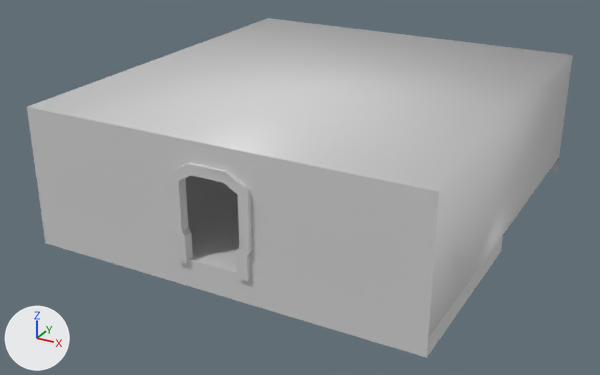
A saved change to the COLLADA model core/art/shapes/room_engine0.dae.
Both versions are drawn from a 50 mm lens placed at (2.01, -23.91, 9.96), pointed at (-9.78, -2.48, -0.76). The lights are fixed; the arrows at lower left show +X, +Y and +Z. Where no turn or scale is listed for an object, it has been applied to the vertices. Vertices at the same position are counted once.

The older version as bpy lines, for what is in view:
```python
me_plane_002 = bpy.data.meshes.new('Plane_002')
me_plane_002.from_pydata(...)  # 100 vertices, 91 faces; spans x -6.16..5.73, y -8.53..4.47, z -4.27..2.55
# faces by material slot: [4, 40, 1, 4, 4, 10, 28]
me_plane_002.materials.append(mat_cor_roof)  # light grey #d1d1d1
me_plane_002.materials.append(mat_doorframe0)  # light grey #d1d1d1
me_plane_002.materials.append(mat_rooftile1)  # light grey #d1d1d1
me_plane_002.materials.append(mat_floortile1)  # light grey #d1d1d1
me_plane_002.materials.append(mat_wall1)  # light grey #d1d1d1
me_plane_002.materials.append(mat_wall3)  # light grey #d1d1d1
me_plane_002.materials.append(mat_metalbase0)  # light grey #d1d1d1
# before: 68 (2.83, -8.42, 2.55) at pixel (317, 166), 69 (-3.13, -8.42, 2.55) at pixel (112, 124), 70 (0.6, -8.42, 1.7), 71 (-0.9, -8.42, 1.72), 72 (-1.19, -8.42, -0.82)
# before: 73 (-3.13, -8.42, -1.11) at pixel (124, 250), 74 (-3.13, -8.42, 1.57) at pixel (115, 159), 75 (-1.19, -8.42, 1.28), 76 (2.83, -8.42, 1.57) at pixel (316, 205), 77 (2.83, -8.42, -1.12) at pixel (316, 306)
# before: 78 (0.88, -8.42, 1.28), 79 (0.88, -8.42, -0.82)
# before: 86 (-3.13, -2.46, -4.27), 87 (-3.13, 4.46, -4.27), 88 (2.83, -2.46, -4.27), 89 (2.83, 4.46, -4.27)
ob_plane_002 = bpy.data.objects.new('Plane_002', me_plane_002)
ob_plane_002.location = (-8.9, 0.0, 0.27)
```
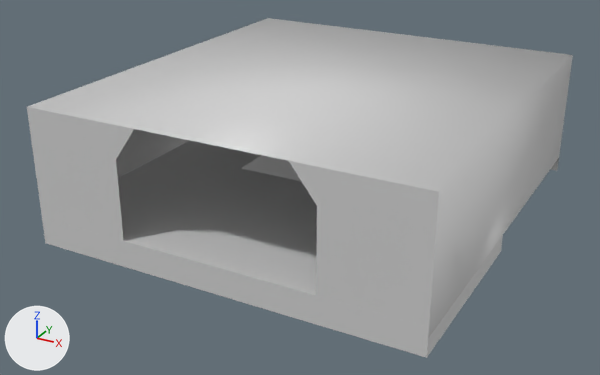
Where the change shows, as pixel boxes [x1, y1, x2, y2] in the pictures (600 x 375 px; the box of a moved part takes in the faces that stretch with it):
part 1 of me_plane_002, deleted: before [169, 162, 252, 281]
part 2 of me_plane_002, cut back: before [113, 125, 317, 295]; after [113, 125, 317, 205]
part 3 of me_plane_002, moved or reshaped (not visible before): after [242, 155, 302, 182]

Edits to the bpy script that builds the scene:
```text
Change me_plane_002:
    where me_plane_002.from_pydata(...)  # 100 vertices, 91 faces; spans x -6.16..5.73, y -8.53..4.47, z -4.27..2.55
    used by ob_plane_002; location = (-8.9, 0.0, 0.27)
    verts and faces of me_plane_002; kept vertices keep their numbers, new ones are numbered from 100
    me_plane_002 part 1: the loose piece of 60 vertices spanning x -1.31..1.02, y -8.53..-8.24, z -0.89..1.97 is deleted
    me_plane_002 part 2
    add delete_vertices([70, 71, 72, 75, 78, 79])  # with the faces that use them
    add verts[100] = (2.08, -8.42, 2.55)  # pixel (288, 160)
    add verts[101] = (-2.42, -8.42, 2.55)  # pixel (134, 129)
    add faces += [(68, 100, 101, 69), (69, 101, 74), (68, 76, 100)]  # mat_wall3 (light grey #d1d1d1)
    me_plane_002 part 3
    add for i in [*range(86, 90)]: verts[i] += (0.0, 0.0, 1.3)
    remove me_plane_002.materials.append(mat_doorframe0)  # light grey #d1d1d1
    remove me_plane_002.materials.append(mat_metalbase0)  # light grey #d1d1d1
```
